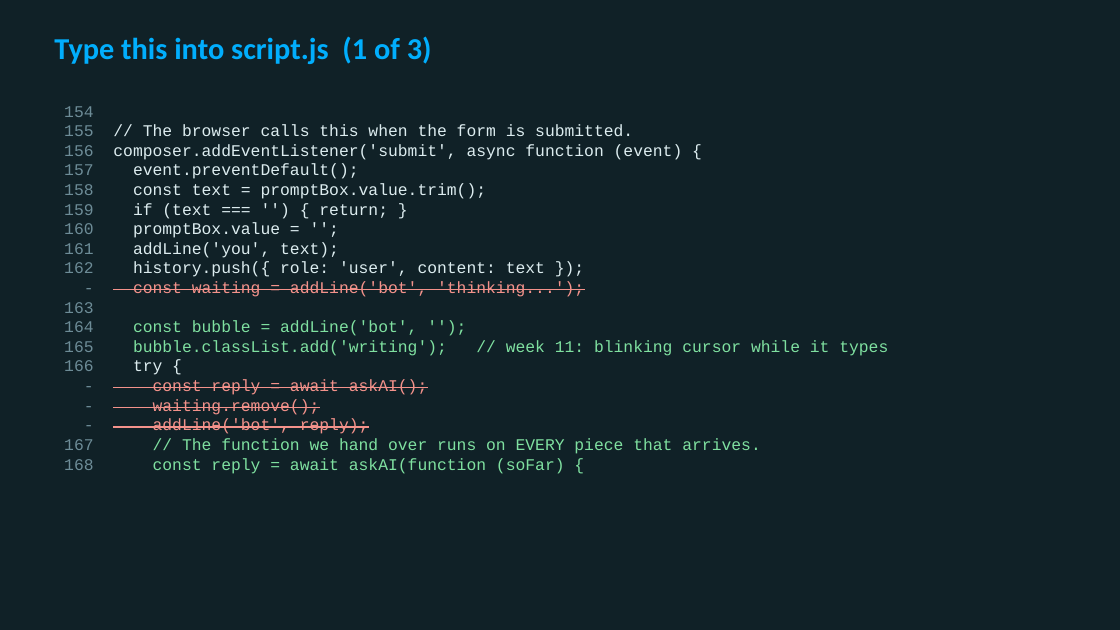
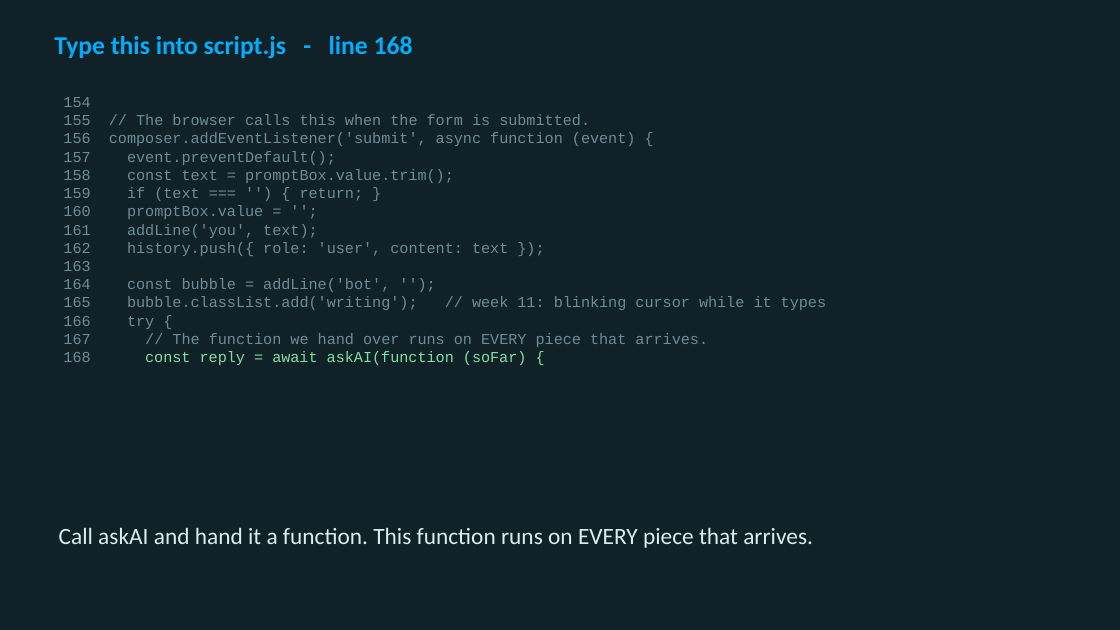
Before and after one commit to utgapps/utgapps.github.io, a slide deck: slide 30 of ai101/slides/week-11.pptx (slide 13 before the commit). Drawn at 1120x630 pixels with LibreOffice and Linux fonts; fonts in the diff are those of the drawing. Boxes give left, top, right and bottom in pixels: in the first picture for what was removed or moved away, otherwise in the second. Text is boxed around its words. In the diff, an @@ line names an element or a change of style, - is before the commit and + after.

```diff
--- a/ai101/slides/week-11.pptx
+++ b/ai101/slides/week-11.pptx
@@ text at box(54, 36, 413, 59): text changed; size 26 to 22 pt @@
-Type this into script.js (1 of 3)
+Type this into script.js - line 168
@@ text "154": place and size @@
-text "154" at box(64, 106, 888, 474)
+text "154" at box(63, 97, 826, 365)
@@ text "154" at box(63, 97, 826, 365): size 14 to 13 pt; text colour #DCECEF to #6D8C97 in "// The browser calls this when the ...", "composer.addEventListener('submit', async function (event) {", "event.preventDefault();", "const text = promptBox.value.trim();" and 5 more places; text colour #7FE0A0 to #6D8C97 in "const bubble = addLine('bot', '');", "bubble.classList.add('writing'); // week 11: blinking cursor ...", "// The function we hand over runs ..." @@
@@ text at box(133, 281, 584, 297): paragraph removed @@
-- const waiting = addLine('bot', 'thinking...');
@@ text at box(153, 379, 427, 434): paragraphs removed @@
-- const reply = await askAI();
-- waiting.remove();
-- addLine('bot', reply);
@@ text added at box(59, 527, 813, 548), 20 pt, text #DCECEF @@
+Call askAI and hand it a function. This function runs on EVERY piece that arrives.
```
Also in this commit, not shown: 6 other slides changed, 40 slides added, 2 slides removed, 18 other files.
